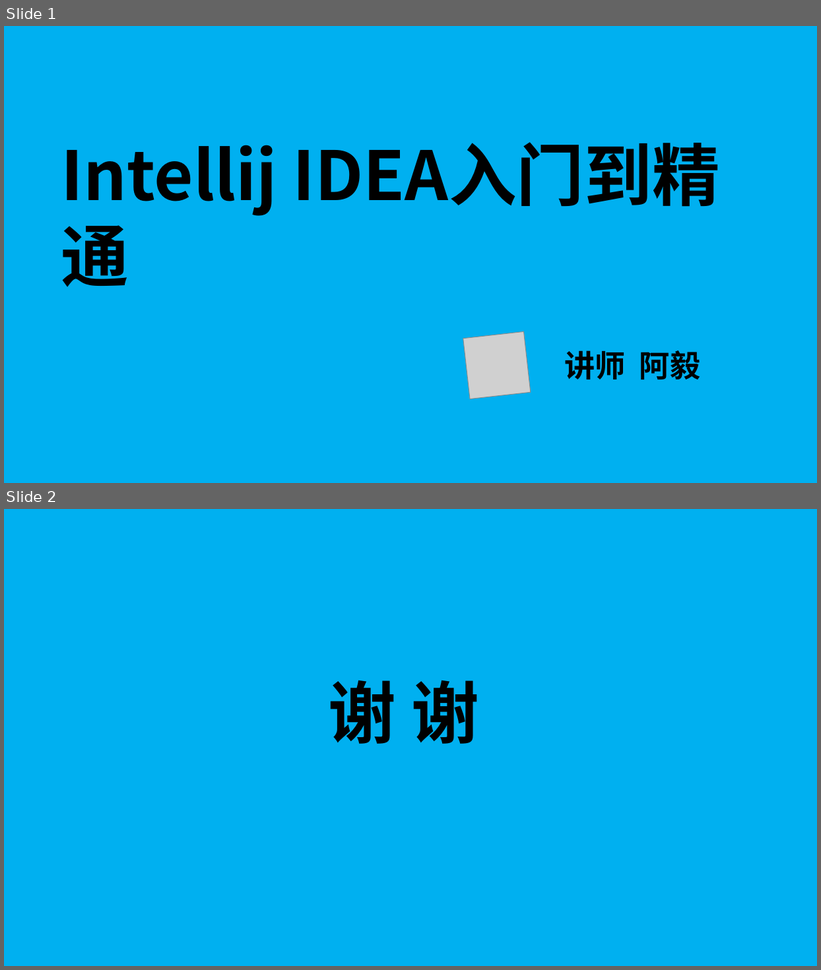
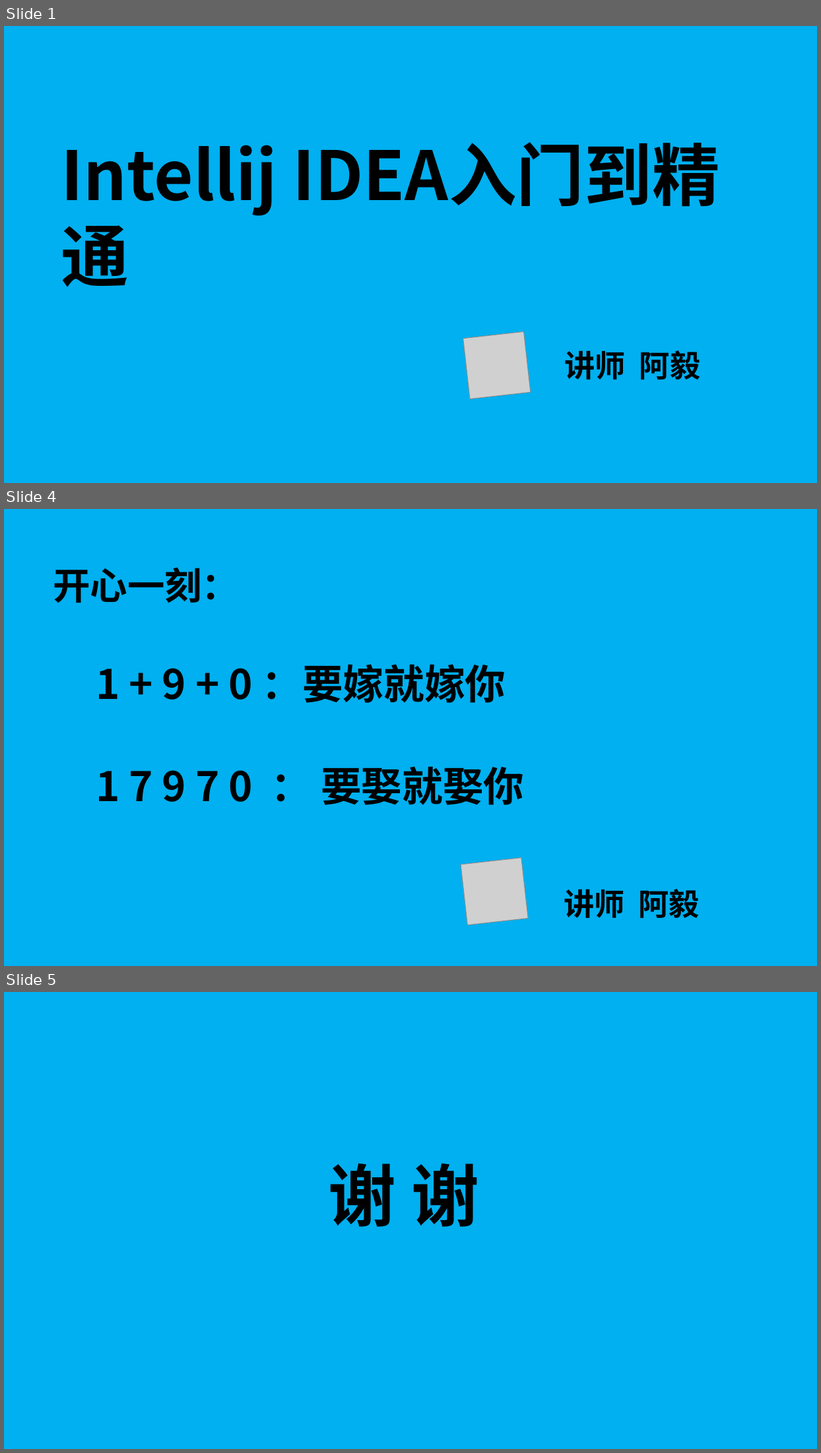
Before and after one commit to huangwenyi10/intellijidea-introduction-to-mastery, a slide deck: doc/Intellij IDEA入门到精通（初级篇）.pptx. Shown one above the other, each under a label of ours: slides 1 and 2 before the commit, slides 1, 4 and 5 after it; the slides between them are not shown. The pictures are 821x970 and 821x1453 pixels, drawn with LibreOffice and Linux fonts; fonts in the diff are those of the drawing; grey boxes stand for pictures. Boxes give left, top, right and bottom in pixels: in the first picture for what was removed or moved away, otherwise in the second. Text is boxed around its words. In the diff, an @@ line names an element or a change of style, - is before the commit and + after.

```diff
--- a/doc/Intellij IDEA入门到精通（初级篇）.pptx
+++ b/doc/Intellij IDEA入门到精通（初级篇）.pptx
@@ slide 4 added at box(4, 509, 817, 966), background #00B0F0 @@
@@ text added at box(53, 567, 239, 603), 44 pt, text #000000, bold @@
+开心一刻：
@@ text added at box(96, 664, 506, 703), 48 pt, text #000000, bold @@
+1 + 9 + 0 ：要嫁就嫁你
@@ text added at box(96, 766, 524, 805), 48 pt, text #000000, bold @@
+1 7 9 7 0 ： 要娶就娶你
@@ picture added at box(461, 858, 528, 925) @@
@@ text added at box(564, 889, 700, 918), 36 pt, text #000000, bold @@
+讲师 阿毅
@@ what was slide 2 is now slide 5 @@
```
Also in this commit, not shown: 2 other slides added, 1 other file.
